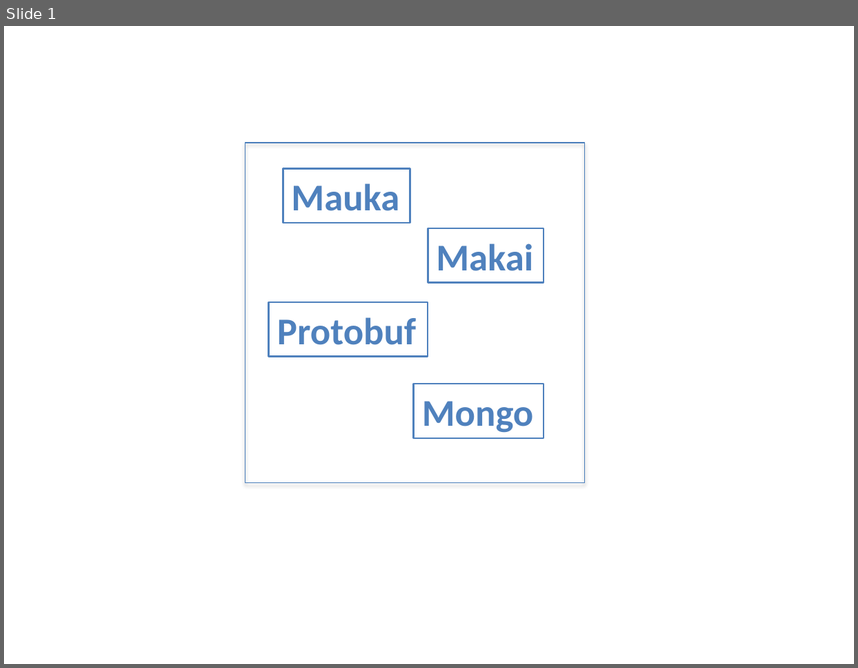
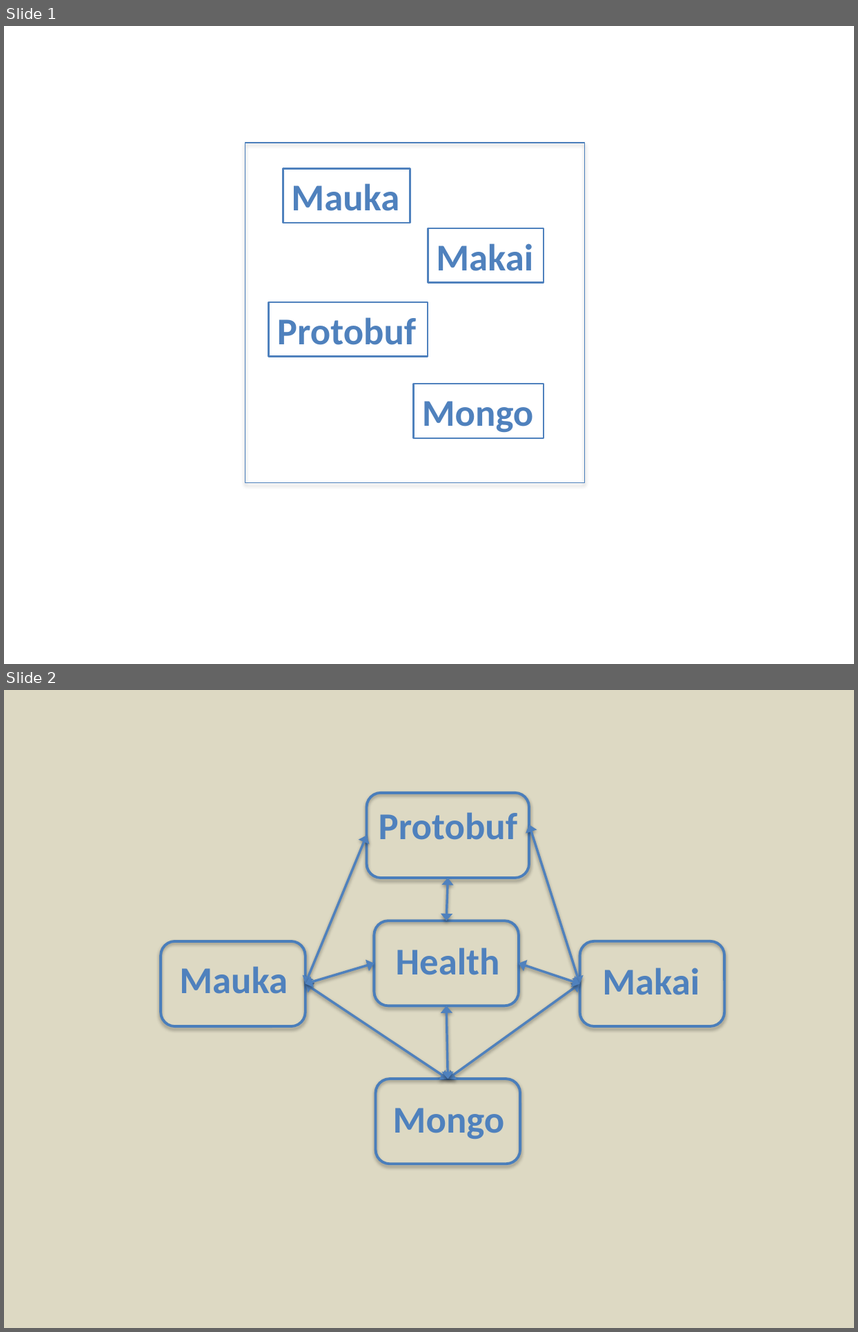
Before and after one commit to openpowerquality/docusaurus, a slide deck: website/static/ppt/middleware.pptx. Shown one above the other, each under a label of ours: slide 1 before the commit, slides 1 and 2 after it. The pictures are 858x668 and 858x1332 pixels, drawn with LibreOffice and Linux fonts; fonts in the diff are those of the drawing. Boxes give left, top, right and bottom in pixels: in the first picture for what was removed or moved away, otherwise in the second. Text is boxed around its words. In the diff, an @@ line names an element or a change of style, - is before the commit and + after.

```diff
--- a/website/static/ppt/middleware.pptx
+++ b/website/static/ppt/middleware.pptx
@@ slide 2 added at (4,690,854,1328), background #DDD9C3 @@
@@ rounded rectangle added at (367,793,529,878), outline #4B7EBC 2.25 pt @@
@@ text added at (379,812,517,840), 32 pt, text #4F81BD, bold @@
+Protobuf
@@ double arrow added from (529, 825) to (579, 983), #4F81BD 2 pt @@
@@ double arrow added from (305, 983) to (367, 836), #4F81BD 2 pt @@
@@ double arrow added from (446, 920) to (448, 878), #4F81BD 2 pt @@
@@ rounded rectangle added at (374,920,518,1005), outline #4B7EBC 2.25 pt @@
@@ rounded rectangle added at (161,940,305,1026), outline #4B7EBC 2.25 pt @@
@@ text added at (396,947,500,975), 32 pt, text #4F81BD, bold @@
+Health
@@ rounded rectangle added at (579,940,724,1026), outline #4B7EBC 2.25 pt @@
@@ text added at (179,966,288,994), 32 pt, text #4F81BD, bold @@
+Mauka
@@ double arrow added from (305, 983) to (374, 963), #4F81BD 2 pt @@
@@ double arrow added from (519, 963) to (579, 983), #4F81BD 2 pt @@
@@ text added at (602,967,700,995), 32 pt, text #4F81BD, bold @@
+Makai
@@ double arrow added from (305, 983) to (448, 1078), #4F81BD 2 pt @@
@@ double arrow added from (448, 1078) to (579, 983), #4F81BD 2 pt @@
@@ double arrow added from (446, 1005) to (448, 1078), #4F81BD 2 pt @@
@@ rounded rectangle added at (375,1078,520,1163), outline #4B7EBC 2.25 pt @@
@@ text added at (393,1107,505,1138), 32 pt, text #4F81BD, bold @@
+Mongo
```
Also in this commit, not shown: 6 other files.
